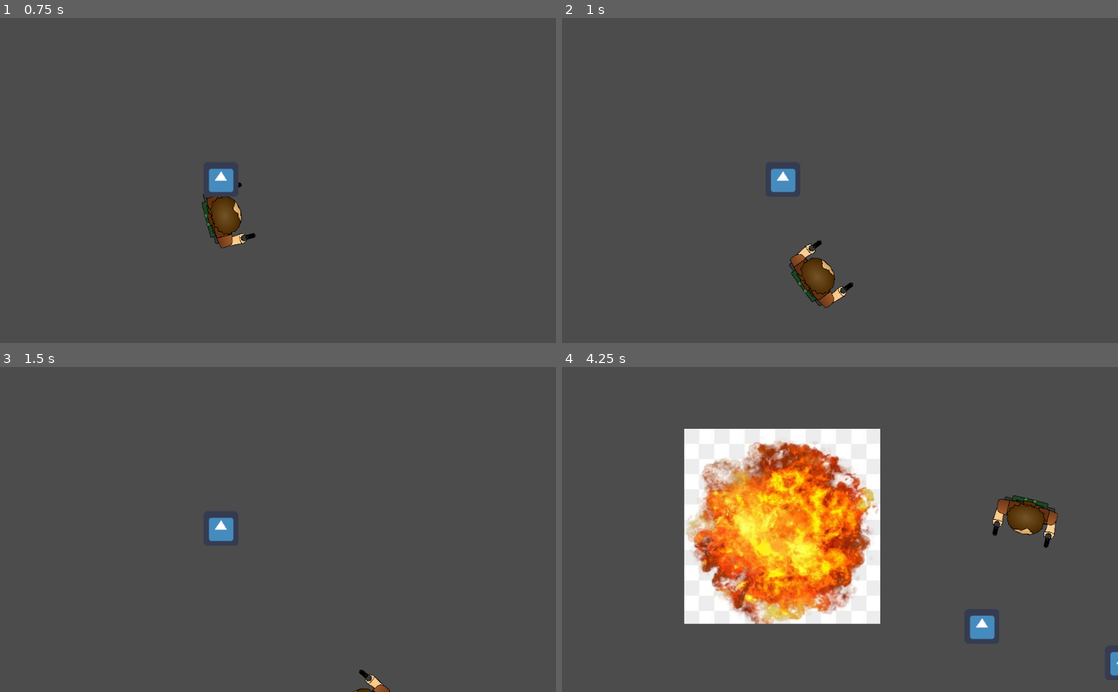
Above: before the commit, frames 1-4 (two rows, left to right).
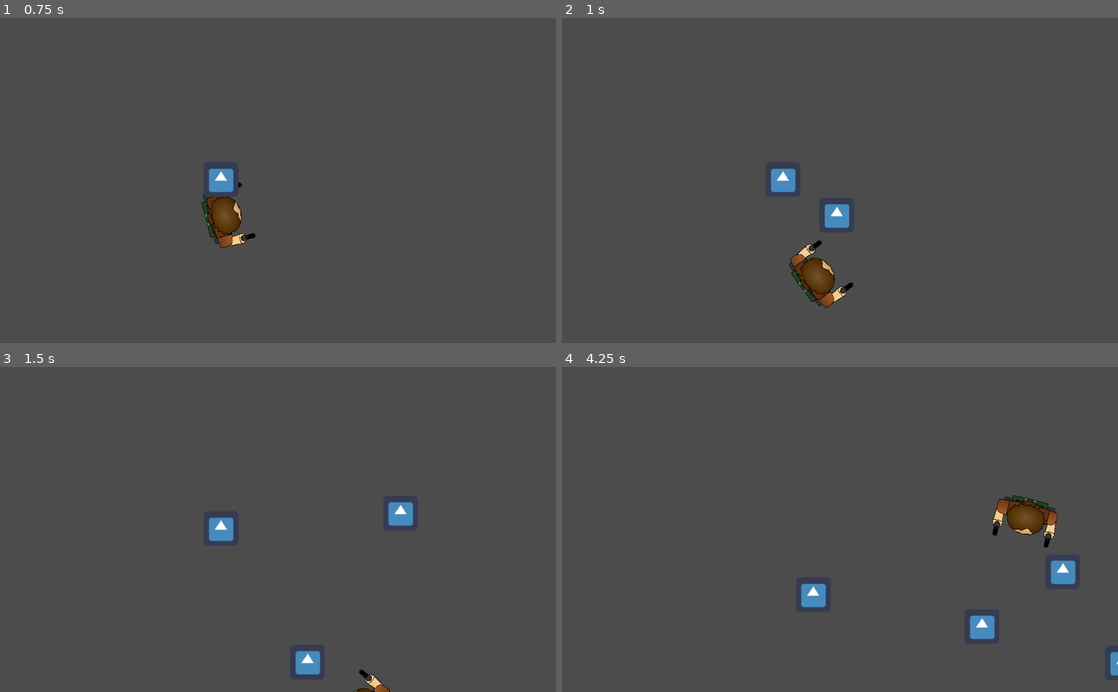
Above: after the commit, the same moments.

Repository: Fadope1/Bomberman-PlayerController
Game: Godot game, scene res://Scenes/FirstMap.tscn
Two runs of this game, one before a commit and one after it. Both use one fixed random seed, a clock stepped at 60 frames per second and the inputs below. The engine's default icon, where the game draws it, is replaced by a stand-in: a white triangle on a blue panel in a dark square.
Inputs (mouse positions are in pixels of both pictures, inside the frame that each line leads up to):
- Up to frame 1 (0.75 s): tap Enter at 0.5 s; move the mouse to (400, 164) at 0.52 s; hold D (right) from 0.53 s (still down); right-click (400, 164) at 0.6 s
- Up to frame 2 (1 s): keep holding D (right); click (962, 164) at 0.8 s
- Up to frame 3 (1.5 s): move the mouse to (166, 545) at 1.27 s; release D (right) at 1.28 s; hold S (backward) from 1.28 s (still down); click (166, 545) at 1.35 s
- Up to frame 4 (4.25 s): right-click (728, 545) at 1.55 s; move the mouse to (895, 458) at 2.02 s; release S (backward) at 2.03 s; hold D (right) 2.03-2.78 s; right-click (895, 458) at 2.1 s; click (895, 458) at 2.3 s; move the mouse to (812, 594) at 2.77 s; hold W (forward) 2.78-3.53 s; click (812, 594) at 2.85 s; right-click (812, 594) at 3.05 s; move the mouse to (1006, 578) at 3.52 s; hold A (left) from 3.53 s (still down); right-click (1006, 578) at 3.6 s; click (1006, 578) at 3.8 s

Frame 1 is identical in both runs. In frame 2, 0.3% of the frame differs, in the area x 47-52%, y 57-65%; in frame 3, 0.7%; in frame 4, 21%, in the area x 22-93%, y 19-80%.

Commit message:
ThrowBomb

Diff:
--- a/Scenes/Player.tscn
+++ b/Scenes/Player.tscn
@@ -1,10 +1,13 @@
-[gd_scene load_steps=4 format=2]
+[gd_scene load_steps=5 format=2]
 
 [ext_resource path="res://Assets/player.png" type="Texture" id=1]
 [ext_resource path="res://Scripts/Player.gd" type="Script" id=2]
 
 [sub_resource type="RectangleShape2D" id=1]
 extents = Vector2( 58, 70.5 )
+
+[sub_resource type="RectangleShape2D" id=2]
+extents = Vector2( 59.5, 72.5 )
 
 [node name="Player" type="KinematicBody2D"]
 script = ExtResource( 2 )
@@ -18,3 +21,9 @@
 rotation = 1.5708
 scale = Vector2( 0.147226, 0.147226 )
 texture = ExtResource( 1 )
+
+[node name="Area2D" type="Area2D" parent="."]
+
+[node name="CollisionShape2D" type="CollisionShape2D" parent="Area2D"]
+position = Vector2( -0.5, 1.5 )
+shape = SubResource( 2 )
--- a/Scenes/StaticBomb.tscn
+++ b/Scenes/StaticBomb.tscn
@@ -5,15 +5,12 @@
 [ext_resource path="res://Assets/explosion.jpeg" type="Texture" id=3]
 
 [sub_resource type="CircleShape2D" id=1]
-radius = 147.411
+radius = 238.008
 
 [node name="StaticBomb" type="StaticBody2D"]
-collision_layer = 2
-collision_mask = 2
+collision_layer = 0
+collision_mask = 0
 script = ExtResource( 2 )
-
-[node name="BombRadius" type="CollisionShape2D" parent="."]
-shape = SubResource( 1 )
 
 [node name="Bomb" type="Sprite" parent="."]
 texture = ExtResource( 1 )
@@ -29,4 +26,11 @@
 scale = Vector2( 1.00139, 1.00139 )
 texture = ExtResource( 3 )
 
+[node name="BombRadius_Area2D" type="Area2D" parent="."]
+collision_mask = 0
+
+[node name="CollisionShape2D" type="CollisionShape2D" parent="BombRadius_Area2D"]
+shape = SubResource( 1 )
+one_way_collision_margin = 0.0
+
 [connection signal="timeout" from="Timer" to="." method="_on_Timer_timeout"]
--- /dev/null
+++ b/Scenes/ThrowBomb.tscn
@@ -0,0 +1,42 @@
+[gd_scene load_steps=6 format=2]
+
+[ext_resource path="res://ThrowBombScript.gd" type="Script" id=1]
+[ext_resource path="res://Assets/icon.png" type="Texture" id=2]
+[ext_resource path="res://Assets/explosion.jpeg" type="Texture" id=3]
+
+[sub_resource type="RectangleShape2D" id=1]
+extents = Vector2( 35, 34 )
+
+[sub_resource type="CircleShape2D" id=2]
+radius = 238.008
+
+[node name="ThrowBomb" type="KinematicBody2D"]
+collision_layer = 0
+collision_mask = 0
+script = ExtResource( 1 )
+
+[node name="Icon" type="Sprite" parent="."]
+texture = ExtResource( 2 )
+
+[node name="CollisionShape2D" type="CollisionShape2D" parent="."]
+shape = SubResource( 1 )
+
+[node name="BombRadius_Area2D" type="Area2D" parent="."]
+collision_mask = 0
+
+[node name="CollisionShape2D" type="CollisionShape2D" parent="BombRadius_Area2D"]
+shape = SubResource( 2 )
+one_way_collision_margin = 0.0
+
+[node name="Explosion" type="Sprite" parent="."]
+visible = false
+position = Vector2( -1.25, -4.25 )
+scale = Vector2( 1.00139, 1.00139 )
+texture = ExtResource( 3 )
+
+[node name="Timer" type="Timer" parent="."]
+wait_time = 3.0
+one_shot = true
+autostart = true
+
+[connection signal="timeout" from="Timer" to="." method="_on_Timer_timeout"]
--- a/Scripts/Player.gd
+++ b/Scripts/Player.gd
@@ -5,6 +5,7 @@
 
 ## PRELOADING SCENES ##
 const STATIC_BOMB = preload("res://Scenes/StaticBomb.tscn")
+const THROW_BOMB = preload("res://Scenes/ThrowBomb.tscn")
 
 
 func movement() -> Vector2:
@@ -24,14 +25,25 @@
 
 
 func _physics_process(delta):
-	look_at(get_global_mouse_position()) # look at mouse
+	var mouse_pos: = self.get_global_mouse_position()
+	self.look_at(mouse_pos) # look at mouse
 
-	# spawn new lay_bomb
+	# lay a bomb
 	if Input.is_action_just_pressed("lay_bomb"):
 		var static_bomb = STATIC_BOMB.instance()
 		static_bomb.position = self.global_position
-		get_tree().get_root().add_child(static_bomb)
+		self.get_tree().get_root().add_child(static_bomb)
 
-	var velocity = movement().normalized() * delta * SPEED # calc velocity
+	# throw a bomb
+	if Input.is_action_just_pressed("throw_bomb"):
+		var throw_bomb = THROW_BOMB.instance()
+		throw_bomb.global_position = self.global_position
+		throw_bomb.direction = (mouse_pos - self.global_position).normalized()
+		self.get_tree().get_root().add_child(throw_bomb)
 
-	var collision: = move_and_collide(velocity) # move to velocity with direction
+	var velocity: Vector2 = self.movement().normalized() * delta * SPEED # calc velocity
+
+	var collision: = self.move_and_collide(velocity) # move to velocity with direction
+
+	if collision:
+		print("[Player] Collision Detected")
--- a/Scripts/StaticBomb.gd
+++ b/Scripts/StaticBomb.gd
@@ -1,6 +1,7 @@
 extends StaticBody2D
 
 onready var bomb_explosion = $Explosion
+onready var bomb_radius = $BombRadius_Area2D
 
 
 func ready():
@@ -11,5 +12,11 @@
 func _on_Timer_timeout():
 	# show bomb explosion and then destory self
 	bomb_explosion.visible = true
-	yield(get_tree().create_timer(1.0), "timeout") # für was ist der timeout string?
-	queue_free()
+
+	## check for players in range here and kill them ##
+	for area in bomb_radius.get_overlapping_areas():
+		area.get_parent().queue_free()
+
+	yield(self.get_tree().create_timer(.5), "timeout")
+
+	self.queue_free() # self destruct from tree
--- /dev/null
+++ b/ThrowBombScript.gd
@@ -0,0 +1,40 @@
+extends KinematicBody2D
+
+export var SPEED: = 500
+
+onready var bomb_explosion = $Explosion
+onready var bomb_radius = $BombRadius_Area2D
+var direction: = Vector2.ZERO # given by player
+
+var move: = true
+
+
+func ready():
+	self.bomb_explosion.visible = false
+
+
+func _physics_process(delta):
+	if self.move:
+		var collision: = self.move_and_collide(self.direction*delta*SPEED)
+
+		if collision:
+			print("[ThrowBomb] Collision Detected")
+
+
+func _on_Timer_timeout():
+	self.move = false # stop moving
+
+	self.explode()
+
+
+func explode():
+	# show bomb explosion and then destory self
+	self.bomb_explosion.visible = true
+
+	## check for players in range here and kill them ##
+	for area in self.bomb_radius.get_overlapping_areas():
+		area.get_parent().queue_free()
+
+	yield(self.get_tree().create_timer(.5), "timeout")
+
+	self.queue_free() # self destruct from tree
